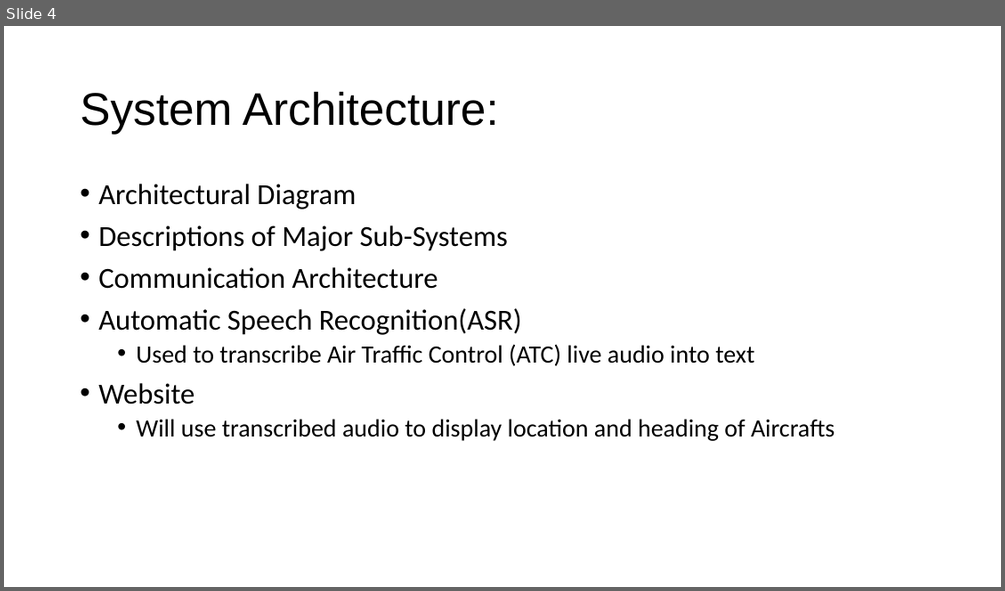
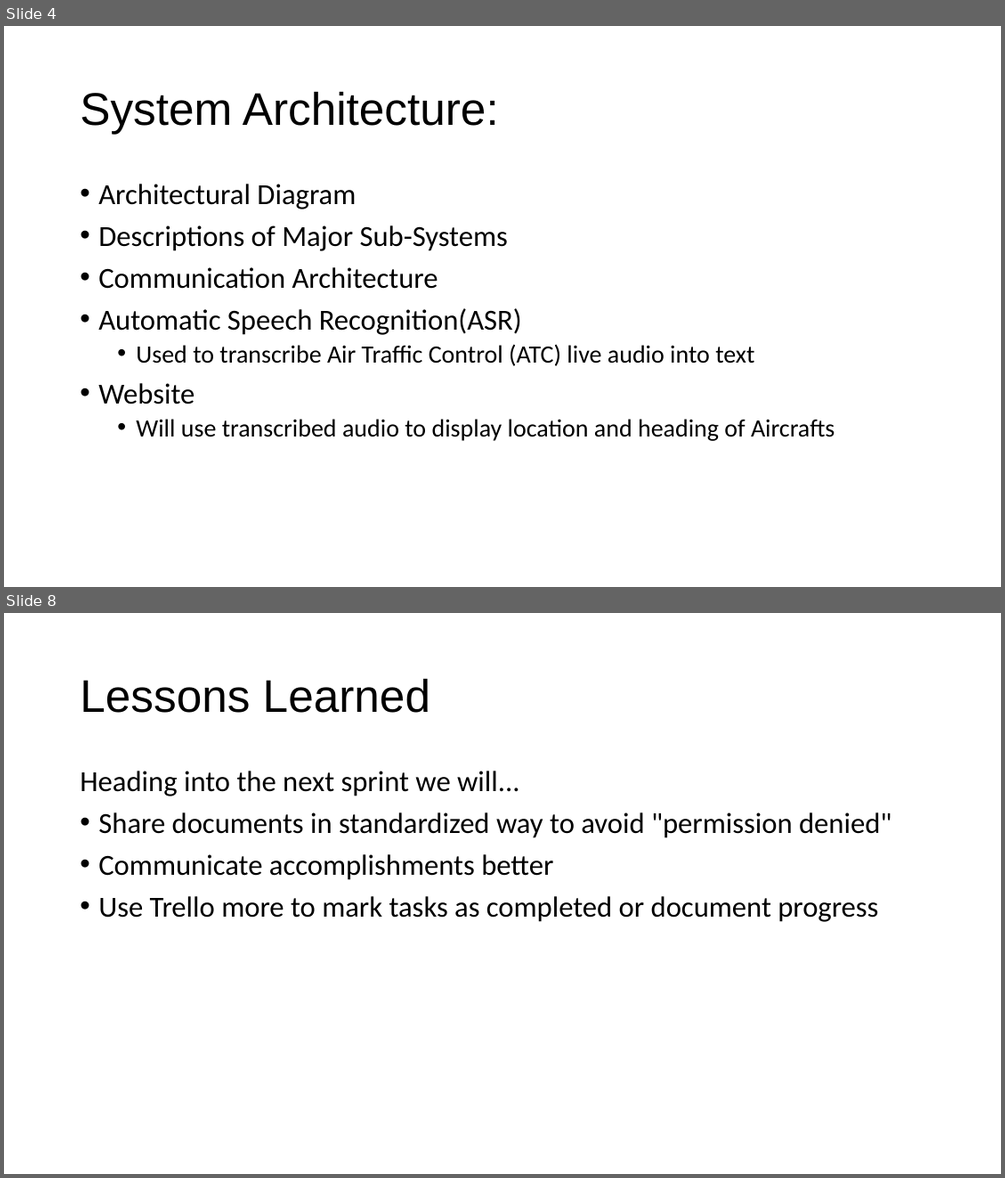
Before and after one commit to Burnetb8/Senior-Capstone, a slide deck: Documentation/Sprint 1 Pres.pptx. Shown one above the other, each under a label of ours: slide 4 before the commit, slides 4 and 8 after it; the slides between them are not shown. The pictures are 1005x591 and 1005x1178 pixels, drawn with LibreOffice and Linux fonts; fonts in the diff are those of the drawing. Boxes give left, top, right and bottom in pixels: in the first picture for what was removed or moved away, otherwise in the second. Text is boxed around its words. In the diff, an @@ line names an element or a change of style, - is before the commit and + after.

Commit message:
Demo video website and lessons learned for sprint 1 presentation

```diff
--- a/Documentation/Sprint 1 Pres.pptx
+++ b/Documentation/Sprint 1 Pres.pptx
@@ slide 8 added at (4, 613, 1001, 1174), background #FFFFFF @@
@@ title added at (80, 678, 430, 713), 44 pt, text #000000 @@
+Lessons Learned
@@ text added at (80, 771, 891, 922), 28 pt, text #000000 @@
+Heading into the next sprint we will...
+• Share documents in standardized way to avoid "permission denied"
+• Communicate accomplishments better
+• Use Trello more to mark tasks as completed or document progress
```
Also in this commit, not shown: 5 slides changed, 1 other slide added, 1 slide removed, 2 other files.
